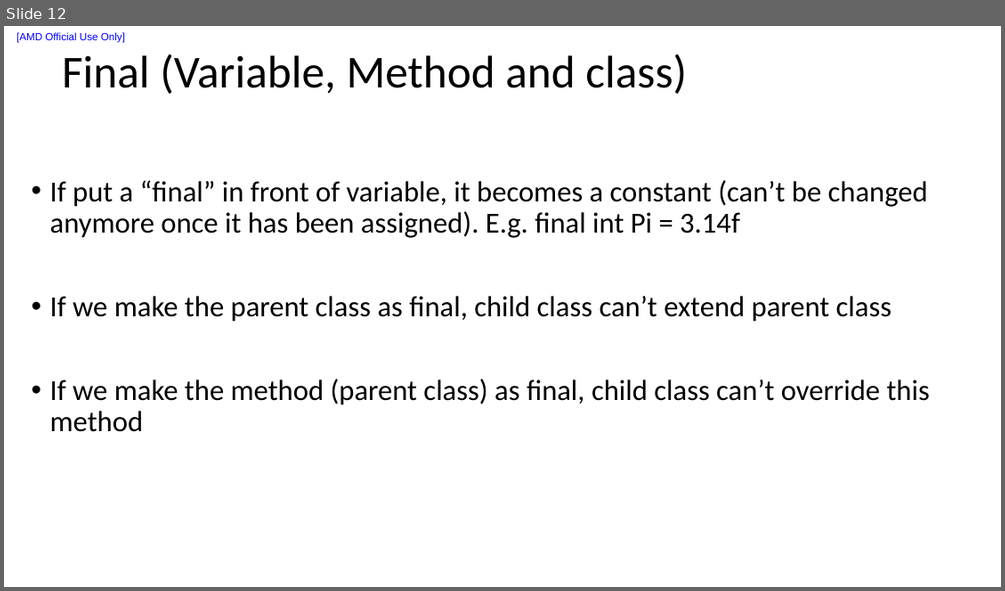
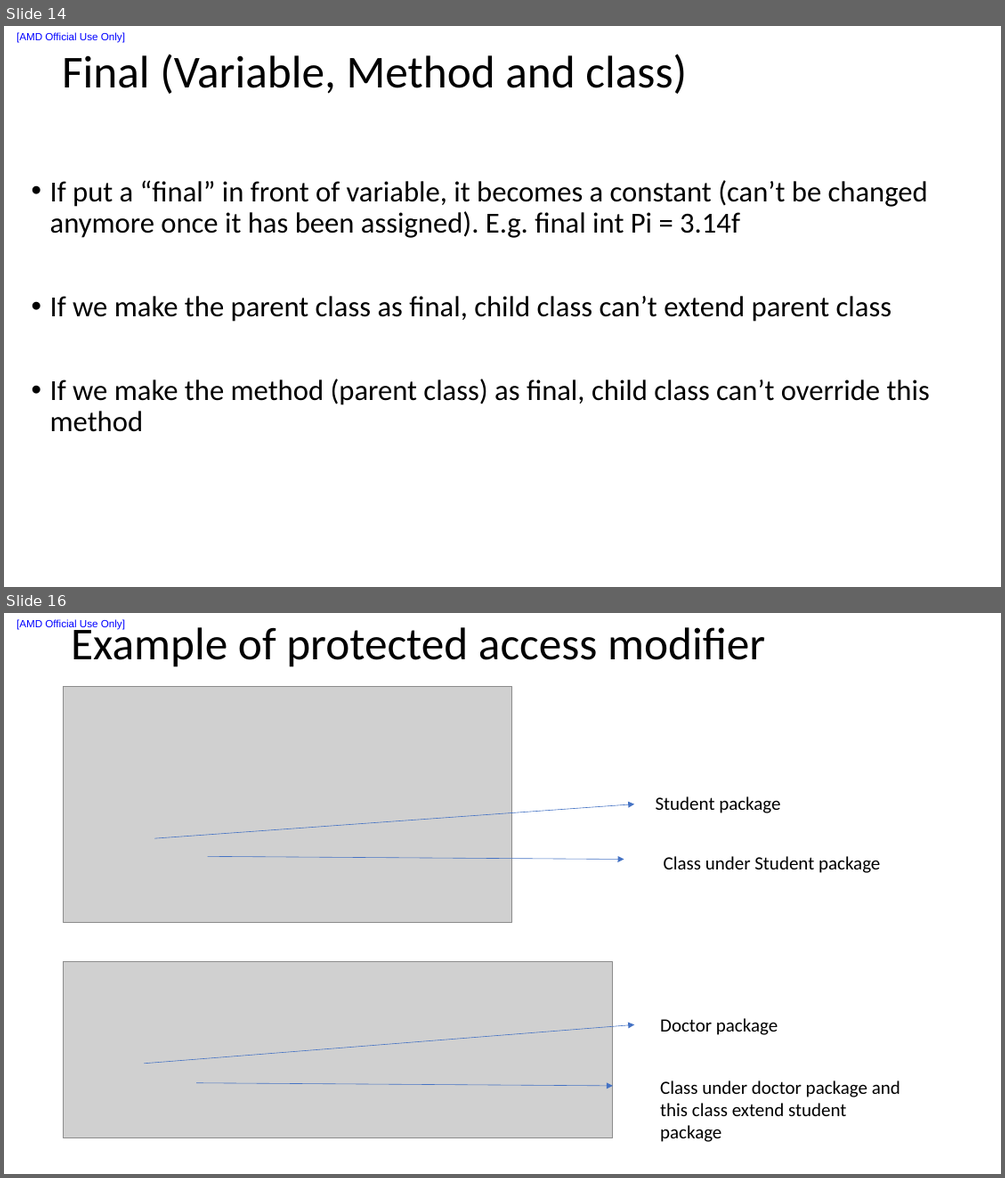
Before and after one commit to liuxu-github-ui/Java, a slide deck: Java_notes.pptx. Shown one above the other, each under a label of ours: slide 12 before the commit, slides 14 and 16 after it; the slides between them are not shown. The pictures are 1005x591 and 1005x1178 pixels, drawn with LibreOffice and Linux fonts; fonts in the diff are those of the drawing; grey boxes stand for pictures. Boxes give left, top, right and bottom in pixels: in the first picture for what was removed or moved away, otherwise in the second. Text is boxed around its words. In the diff, an @@ line names an element or a change of style, - is before the commit and + after.

Commit message:
update access modifier

```diff
--- a/Java_notes.pptx
+++ b/Java_notes.pptx
@@ slide 16 added at bbox=[4, 613, 1001, 1174], background #FFFFFF; not listed: 1 template element that a slide beside it also shows @@
@@ title added at bbox=[71, 621, 765, 667], 44 pt, text #000000 @@
+Example of protected access modifier
@@ picture added at bbox=[64, 686, 512, 923] @@
@@ text added at bbox=[655, 796, 780, 813], 18 pt, text #000000 @@
+Student package
@@ arrow added from (154, 838) to (634, 804), #4472C4 0.5 pt @@
@@ arrow added from (208, 856) to (624, 859), #4472C4 0.5 pt @@
@@ text added at bbox=[663, 856, 880, 873], 18 pt, text #000000 @@
+Class under Student package
@@ picture added at bbox=[64, 962, 614, 1138] @@
@@ arrow added from (145, 1063) to (634, 1025), #4472C4 0.5 pt @@
@@ text added at bbox=[660, 1018, 777, 1035], 18 pt, text #000000 @@
+Doctor package
@@ arrow added from (196, 1083) to (613, 1086), #4472C4 0.5 pt @@
@@ text added at bbox=[660, 1080, 900, 1142], 18 pt, text #000000 @@
+Class under doctor package and this class extend student package
@@ what was slide 12 is now slide 14 @@
```
Also in this commit, not shown: 1 slide changed, 3 other slides added.
